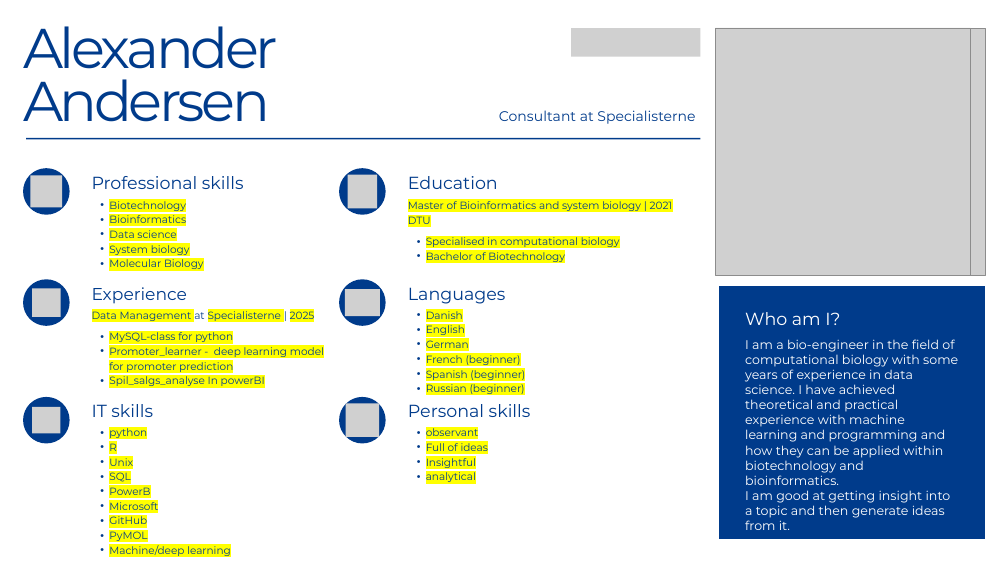
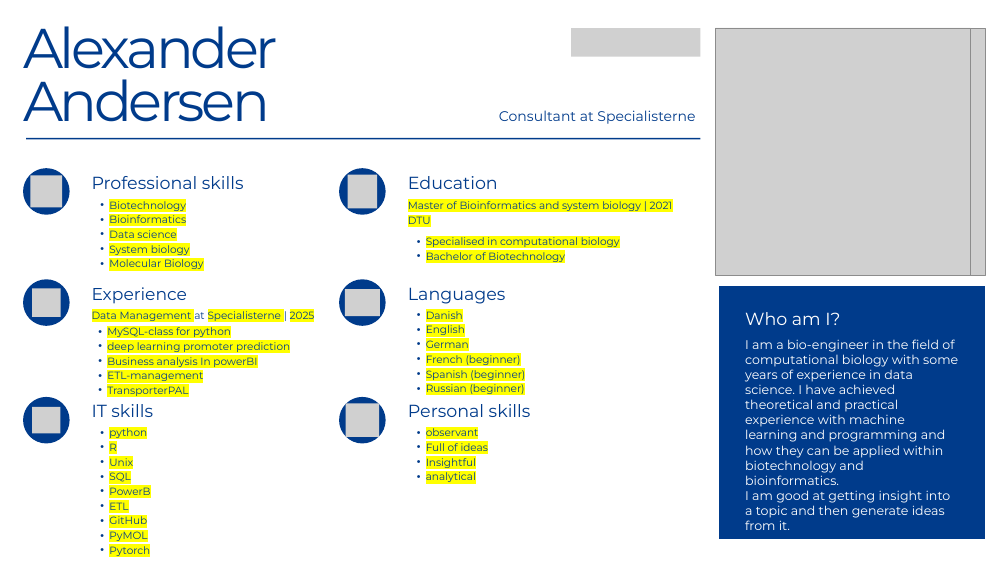
Before and after one commit to TheGamingEngineer/SPAC, a slide deck: slide 1 of Specialisterne - CV ENG - Alexander Andersen.pptx. Drawn at 1008x567 pixels with LibreOffice and Linux fonts; fonts in the diff are those of the drawing; grey boxes stand for pictures. Boxes give left, top, right and bottom in pixels: in the first picture for what was removed or moved away, otherwise in the second. Text is boxed around its words. In the diff, an @@ line names an element or a change of style, - is before the commit and + after.

```diff
--- a/Specialisterne - CV ENG - Alexander Andersen.pptx
+++ b/Specialisterne - CV ENG - Alexander Andersen.pptx
@@ text at [107,342,290,396]: text changed @@
-  • Promoter_learner - deep learning model for promoter prediction
-  • Spil_salgs_analyse In powerBI
+  • deep learning promoter prediction
+  • Business analysis In powerBI
+  • ETL-management
+  • TransporterPAL
@@ text at [109,502,128,510]: text changed @@
-  • Microsoft
+  • ETL
@@ text at [109,546,150,556]: text changed @@
-  • Machine/deep learning
+  • Pytorch
```
Also in this commit, not shown: 1 other file.
